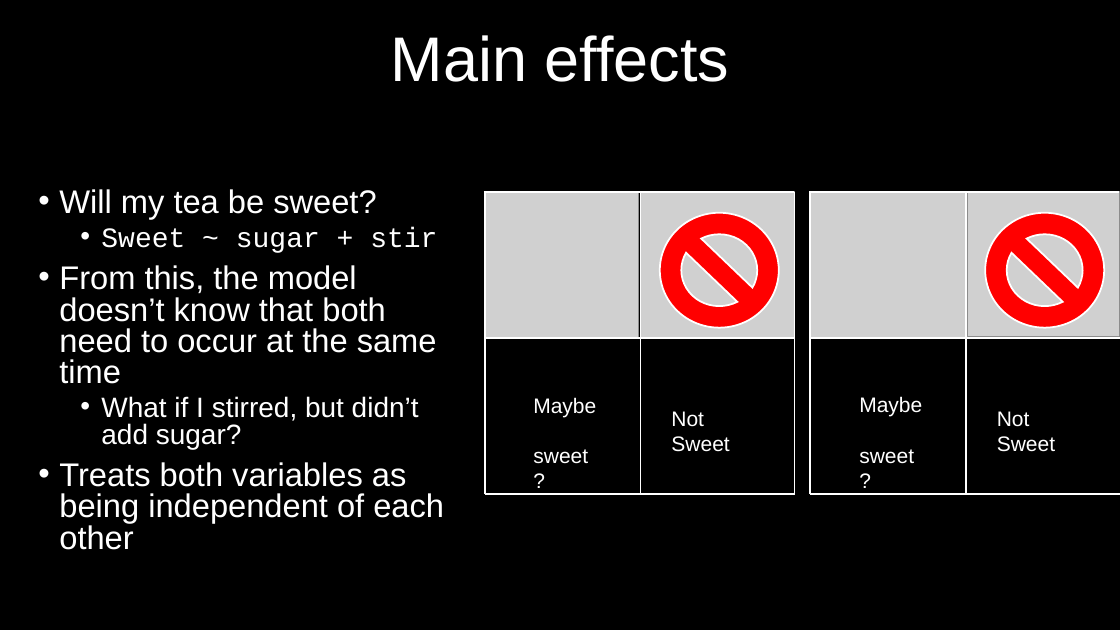
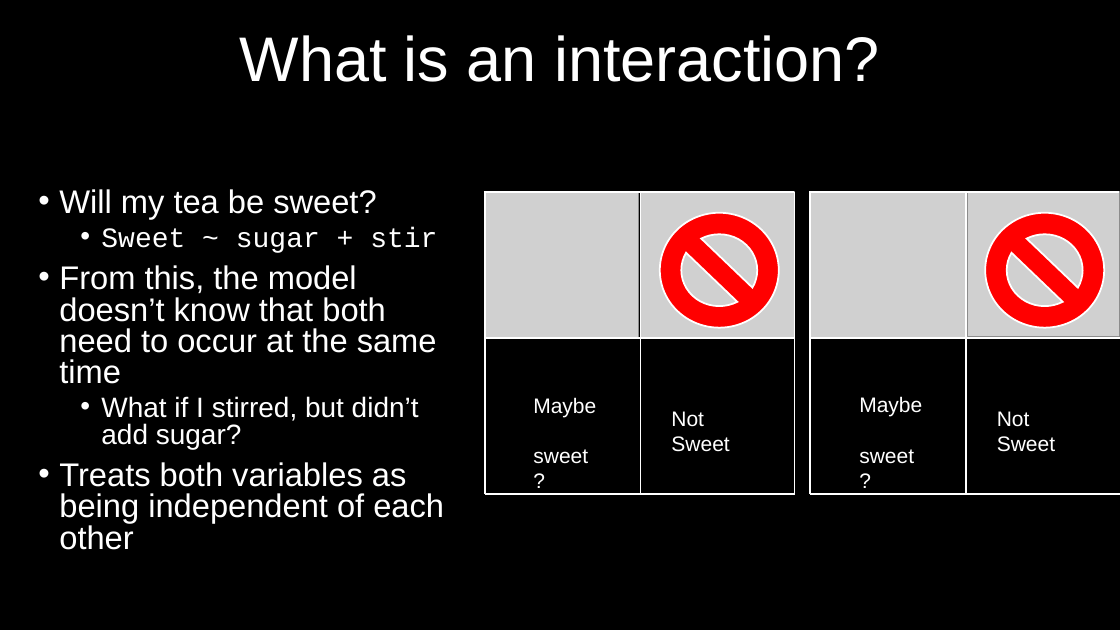
Before and after one commit to DeonRoos/006-BI3010, a slide deck: slide 13 of Lecture 10 - Interaction LM/Lecture 8.1 Interactions.pptx (slide 12 before the commit). Drawn at 1120x630 pixels with LibreOffice and Linux fonts; fonts in the diff are those of the drawing; grey boxes stand for pictures. Boxes give left, top, right and bottom in pixels: in the first picture for what was removed or moved away, otherwise in the second. Text is boxed around its words. In the diff, an @@ line names an element or a change of style, - is before the commit and + after.

Commit message:
Start of interactions lecture

```diff
--- a/Lecture 10 - Interaction LM/Lecture 8.1 Interactions.pptx
+++ b/Lecture 10 - Interaction LM/Lecture 8.1 Interactions.pptx
@@ title at <box>240,35,880,82</box>: text changed @@
-Main effects
+What is an interaction?
```
Also in this commit, not shown: 6 other slides changed, 4 slides added.
